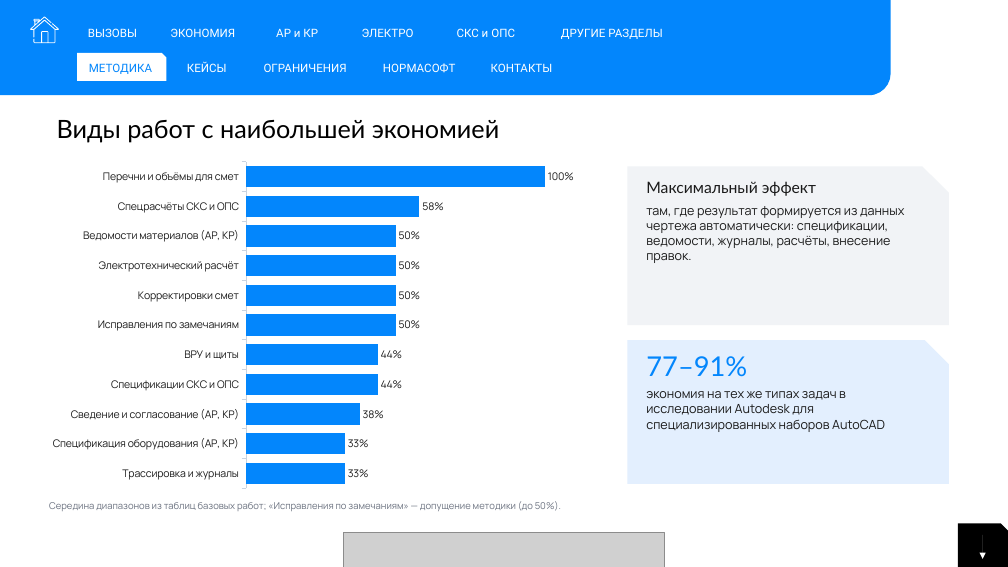
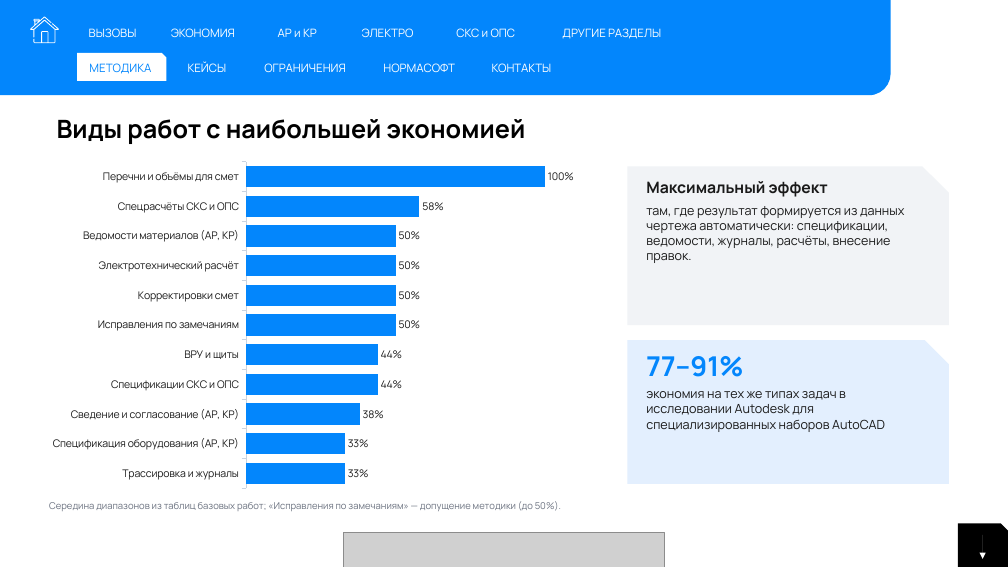
Before and after one commit to ivbor-24/fed_dis_calc, a slide deck: slide 17 of research/ROI_moduli_nanoCAD.pptx. Drawn at 1008x567 pixels with LibreOffice and Linux fonts; fonts in the diff are those of the drawing; grey boxes stand for pictures. Boxes give left, top, right and bottom in pixels: in the first picture for what was removed or moved away, otherwise in the second. Text is boxed around its words. In the diff, an @@ line names an element or a change of style, - is before the commit and + after.

```diff
--- a/research/ROI_moduli_nanoCAD.pptx
+++ b/research/ROI_moduli_nanoCAD.pptx
@@ font Roboto to Manrope in 11 elements at [89,28,137,37], [171,28,235,37], [278,28,317,37], [362,28,414,37], [456,28,516,37], [562,28,661,39], [77,53,166,81], [188,61,227,72], [264,63,346,72], [383,63,455,72], [492,63,552,72] @@
@@ text "Виды работ с наибольшей экономией" at [57,119,526,144]: font Lato to Manrope, bold on @@
@@ text at [646,181,828,197]: font Lato to Manrope, bold on in "Максимальный эффект" @@
@@ text at [646,356,743,377]: font Lato to Manrope, bold on in "77–91%" @@
```
Also in this commit, not shown: 26 other slides changed, 17 other files.
